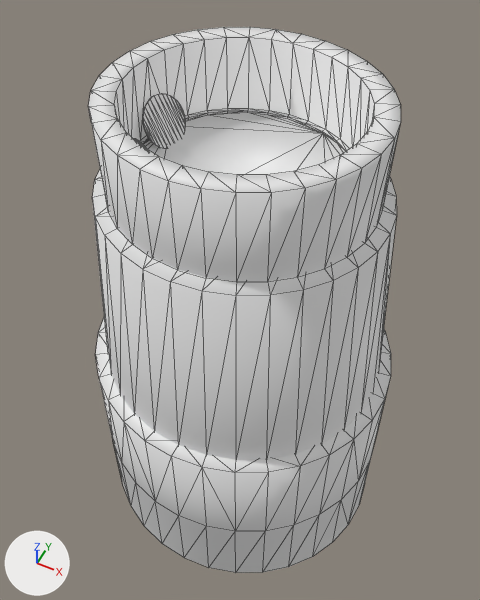
The COLLADA model art/meshes/structural/lusi_wall_tower.dae as it was, and as the next commit left it.
Rendered twice from a 50 mm camera at (9.9, -18.2, 27.4) aimed at (0.2, 1.0, 3.3). Lighting does not change. The marker at lower left points along +X, +Y and +Z. Mesh edges are drawn as thin lines. Materials are left out; every surface is plain grey.

The first picture shows 'tower_wall'.
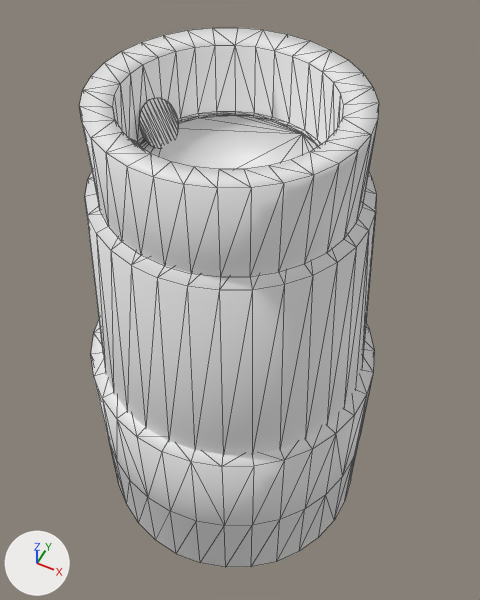
Commit message: Fix wall

Scene script edits in JSON lines:
```json
{"block": "me_cilindro_015", "where": "# used by ob_tower_wall; location = (0.0, 0.0, 0.0); scale = (1.16, 1.16, 1.16)"}
{"op": "remove", "block": "me_cilindro_015", "code": "me_cilindro_015.from_pydata(...)  # 587 vertices, 904 faces; spans x -6.0..7.3, y -6.1..6.5, z -8.5..12.9"}
{"op": "add", "block": "me_cilindro_015", "code": "me_cilindro_015.from_pydata(...)  # 587 vertices, 904 faces; spans x -7.0..7.6, y -6.9..7.0, z -9.8..14.9"}
{"block": "me_cilindro_015", "change": "me_cilindro_015 part 1: the loose piece of 96 vertices spanning x -5.2..6.6, y -5.4..5.8, z 1.0..9.8 is scaled about its middle by (1.1, 1.1, 1.16), then moved by (-0.4, -0.1, 0.8)"}
{"block": "me_cilindro_015", "change": "me_cilindro_015 part 2: the loose piece of 128 vertices spanning x -6.0..7.3, y -6.1..6.5, z -8.5..1.1 is scaled about its middle by (1.1, 1.1, 1.16), then moved by (-0.4, -0.1, -0.6)"}
{"block": "me_cilindro_015", "change": "me_cilindro_015 part 3: the loose piece of 57 vertices spanning x -2.6..-1.4, y -2.4..-0.7, z 9.8..11.5 is moved by (-0.5, -0.2, 1.7)"}
{"block": "me_cilindro_015", "change": "me_cilindro_015 part 4: the loose piece of 57 vertices spanning x -3.2..-2.3, y 0.0..1.8, z 9.8..11.5 is moved by (-0.5, -0.1, 1.7)"}
{"block": "me_cilindro_015", "change": "me_cilindro_015 part 5: 192 of 587 vertices moved; they spanned x -4.0..5.3, y -4.2..4.7, z 9.5..12.9 and now span x -4.9..5.4, y -4.8..5.0, z 11.0..14.9; mean shift (-0.4, -0.1, 1.7); largest move (-3.9, -0.7, 12.9) -> (-4.8, -0.9, 14.9)"}
{"op": "set", "path": "ob_tower_wall.scale", "old": "(1.16, 1.16, 1.16)", "new": "(1.0, 1.02, 1.0)"}
```

Location of each change, (x1, y1, x2, y2) in pixels of the pictures (480 x 600 px; the box of a moved part takes in the faces that stretch with it):
```json
{"object": "tower_wall", "change": "reshaped, rescaled", "before": [88, 27, 401, 573], "after": [79, 28, 379, 567]}
{"part": 1, "of": "me_cilindro_015", "change": "moved or reshaped", "before": [92, 170, 396, 460], "after": [85, 172, 376, 454]}
{"part": 2, "of": "me_cilindro_015", "change": "moved or reshaped", "before": [96, 319, 391, 573], "after": [91, 321, 374, 567]}
{"part": 3, "of": "me_cilindro_015", "change": "moved or reshaped", "before": [133, 138, 147, 149], "after": [131, 139, 141, 147]}
{"part": 4, "of": "me_cilindro_015", "change": "moved or reshaped", "before": [143, 93, 185, 148], "after": [139, 98, 178, 149]}
{"part": 5, "of": "me_cilindro_015", "change": "moved or reshaped", "before": [88, 27, 401, 281], "after": [79, 28, 379, 277]}
```
